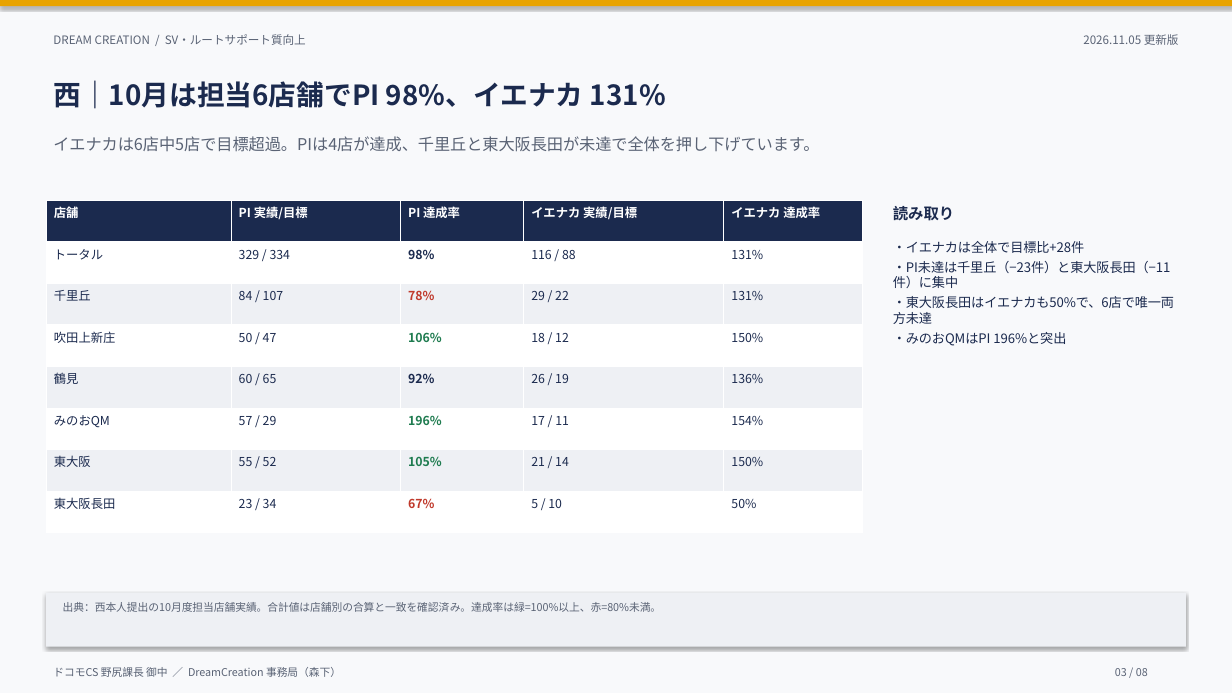
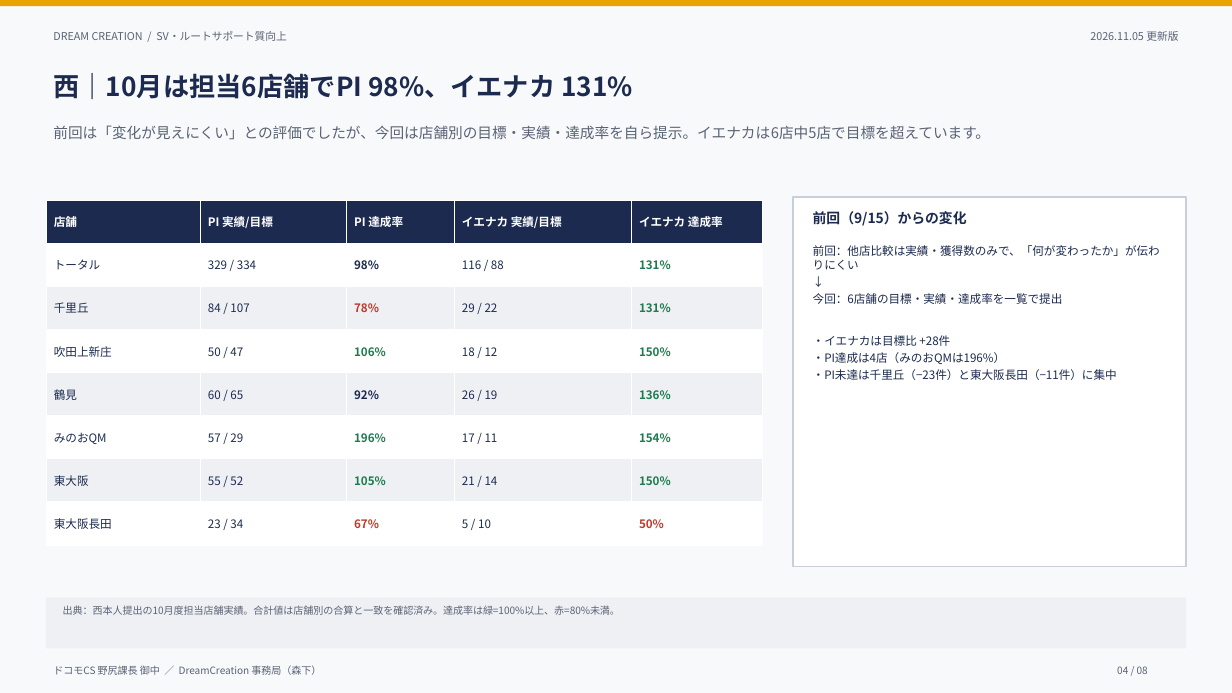
Before and after one commit to lunamax77/-next-vision, a slide deck: slide 4 of docs/reports/sv-route-support/SV_ルートサポート質向上_進捗報告_20261105.pptx (slide 3 before the commit). Drawn at 1232x693 pixels with LibreOffice and Linux fonts; fonts in the diff are those of the drawing. Boxes give left, top, right and bottom in pixels: in the first picture for what was removed or moved away, otherwise in the second. Text is boxed around its words. In the diff, an @@ line names an element or a change of style, - is before the commit and + after.

```diff
--- a/docs/reports/sv-route-support/SV_ルートサポート質向上_進捗報告_20261105.pptx
+++ b/docs/reports/sv-route-support/SV_ルートサポート質向上_進捗報告_20261105.pptx
@@ rectangle at (0, 0, 1232, 6): shadow off @@
@@ text "DREAM CREATION / SV・ルートサポート質向上" at (53, 31, 286, 41): size 11.2 to 10.5 pt; less space between paragraphs @@
@@ text "2026.11.05 更新版" at (1090, 31, 1178, 41): size 11.2 to 10.5 pt; less space between paragraphs @@
@@ text "西｜10月は担当6店舗でPI 98%、イエナカ 131%": place and size @@
-text "西｜10月は担当6店舗でPI 98%、イエナカ 131%" at (53, 80, 666, 109)
+text "西｜10月は担当6店舗でPI 98%、イエナカ 131%" at (53, 73, 633, 99)
@@ text "西｜10月は担当6店舗でPI 98%、イエナカ 131%" at (53, 73, 633, 99): size 27 to 25.5 pt; less space between paragraphs @@
@@ text removed at (53, 136, 819, 152) @@
-イエナカは6店中5店で目標超過。PIは4店が達成、千里丘と東大阪長田が未達で全体を押し下げています。
@@ text added at (53, 125, 990, 140), 14.2 pt, text #5A6375 @@
+前回は「変化が見えにくい」との評価でしたが、今回は店舗別の目標・実績・達成率を自ら提示。イエナカは6店中5店で目標を超えています。
@@ table at (46, 200, 762, 545) @@
@@ size 12 to 11.2 pt @@
@@ text colour #1B2A4E to #1E7B4F in "131%", "131%", "150%", "136%" and 2 more places @@
@@ bold on in "131%", "131%", "150%", "136%" and 3 more places @@
@@ text colour #1B2A4E to #C0392B in "50%" @@
@@ table: place and size @@
-table at (46, 200, 862, 533)
+table at (46, 200, 762, 545)
@@ rectangle added at (793, 197, 1185, 567), fill #FFFFFF, outline #C9CFDA 1.5 pt @@
@@ text removed at (893, 206, 955, 221) @@
-読み取り
@@ text added at (813, 211, 967, 226), 13.5 pt, text #1B2A4E, bold @@
+前回（9/15）からの変化
@@ text "前回：他店比較は実績・獲得数のみで、「何が変わったか」が伝わりにくい": place and size @@
-text "前回：他店比較は実績・獲得数のみで、「何が変わったか」が伝わりにくい" at (893, 241, 1174, 346)
+text "前回：他店比較は実績・獲得数のみで、「何が変わったか」が伝わりにくい" at (813, 245, 1160, 380)
@@ text at (813, 245, 1160, 364): text changed; size 12.8 to 11.2 pt @@
-・イエナカは全体で目標比+28件
+前回：他店比較は実績・獲得数のみで、「何が変わったか」が伝わりにくい
+↓
+今回：6店舗の目標・実績・達成率を一覧で提出
+・イエナカは目標比 +28件
+・PI達成は4店（みのおQMは196%）
@@ text at (893, 296, 1174, 346): paragraphs removed @@
-・東大阪長田はイエナカも50%で、6店で唯一両方未達
-・みのおQMはPI 196%と突出
@@ text at (813, 369, 1117, 380): size 12.8 to 11.2 pt in "・PI未達は千里丘（−23件）と東大阪長田（−11件）に集中"; less space between paragraphs @@
@@ rectangle at (46, 597, 1185, 648): shadow off @@
@@ rectangle: place and size @@
-rectangle at (46, 593, 1185, 647)
+rectangle at (46, 597, 1185, 648)
@@ text "出典：西本人提出の10月度担当店舗実績。合計値は店舗別の合算と一致を確認済み。達成率は緑=100%以上、赤=80%未満。" at (63, 605, 620, 615): size 10.5 to 9.8 pt; less space between paragraphs @@
@@ text "ドコモCS 野尻課長 御中 ／ DreamCreation ..." at (53, 665, 321, 675): size 10.5 to 9.8 pt; less space between paragraphs @@
@@ text at (1117, 666, 1148, 674): text changed; size 10.5 to 9.8 pt @@
-03 / 08
+04 / 08
```
Also in this commit, not shown: 5 other slides changed, 2 slides added, 2 slides removed, 2 other files.
